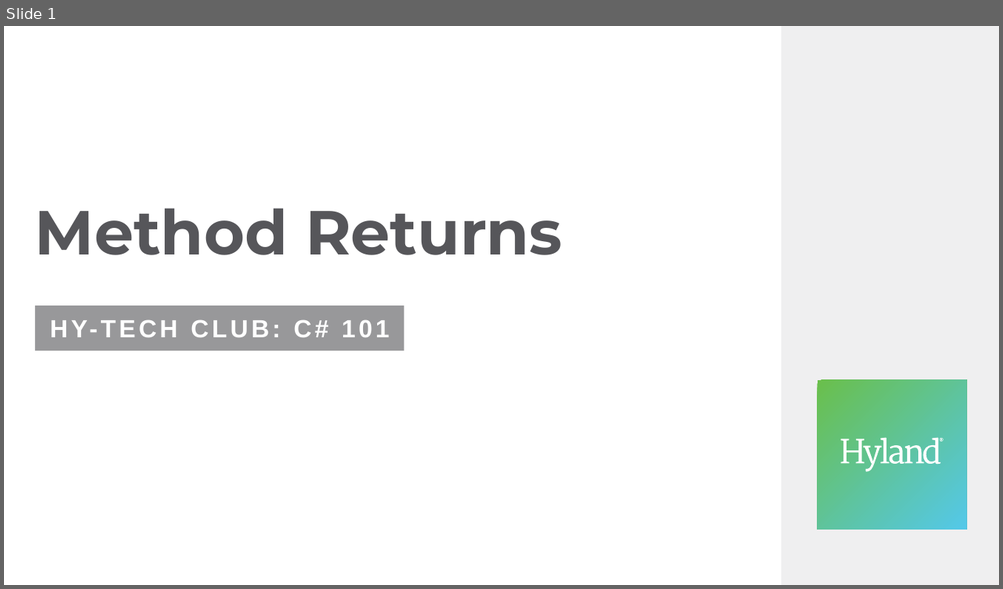
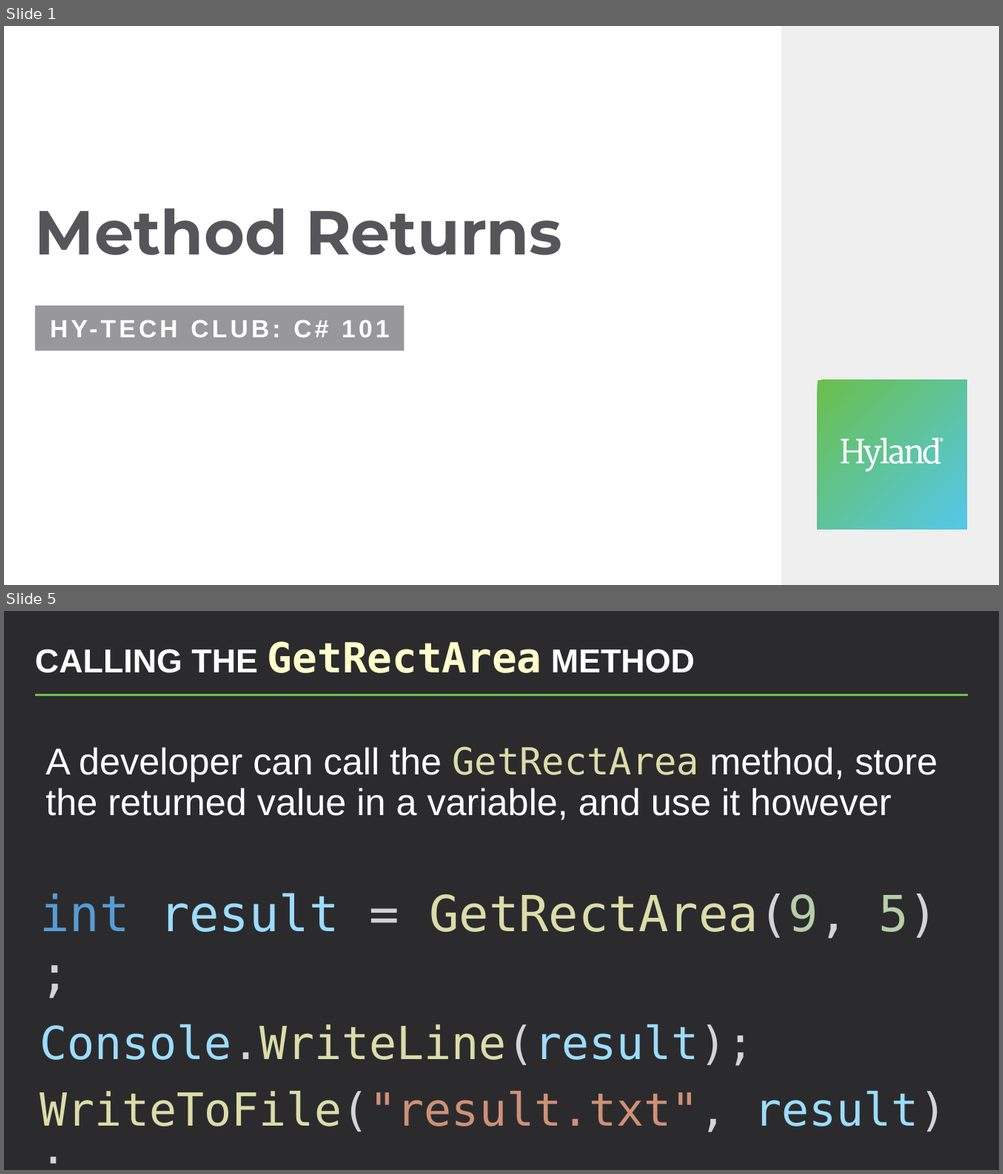
Before and after one commit to hytechclub/cs-101, a slide deck: MethodParameters/MethodReturns.pptx. Shown one above the other, each under a label of ours: slide 1 before the commit, slides 1 and 5 after it; the slides between them are not shown. The pictures are 1003x589 and 1003x1174 pixels, drawn with LibreOffice and Linux fonts; fonts in the diff are those of the drawing. Boxes give left, top, right and bottom in pixels: in the first picture for what was removed or moved away, otherwise in the second. Text is boxed around its words. In the diff, an @@ line names an element or a change of style, - is before the commit and + after.

Commit message:
update method params ppts

```diff
--- a/MethodParameters/MethodReturns.pptx
+++ b/MethodParameters/MethodReturns.pptx
@@ slide 5 added at bbox=[4, 611, 999, 1170], background #2B2B2D @@
@@ title added at bbox=[35, 641, 694, 673], 32 pt, text #FFFFFF, bold @@
+CALLING THE GetRectArea METHOD
@@ line added from (35, 695) to (968, 695), #54C8E8 2.25 pt @@
@@ text added at bbox=[45, 746, 937, 820], 36 pt, text #FFFFFF @@
+A developer can call the GetRectArea method, store the returned value in a variable, and use it however
@@ text added at bbox=[40, 893, 946, 1133], 44 pt, text #DCDCAA @@
+int result = GetRectArea(9, 5);
+Console.WriteLine(result);
+WriteToFile("result.txt", result);
```
Also in this commit, not shown: 4 other slides added, 27 slides removed, 1 other file.
